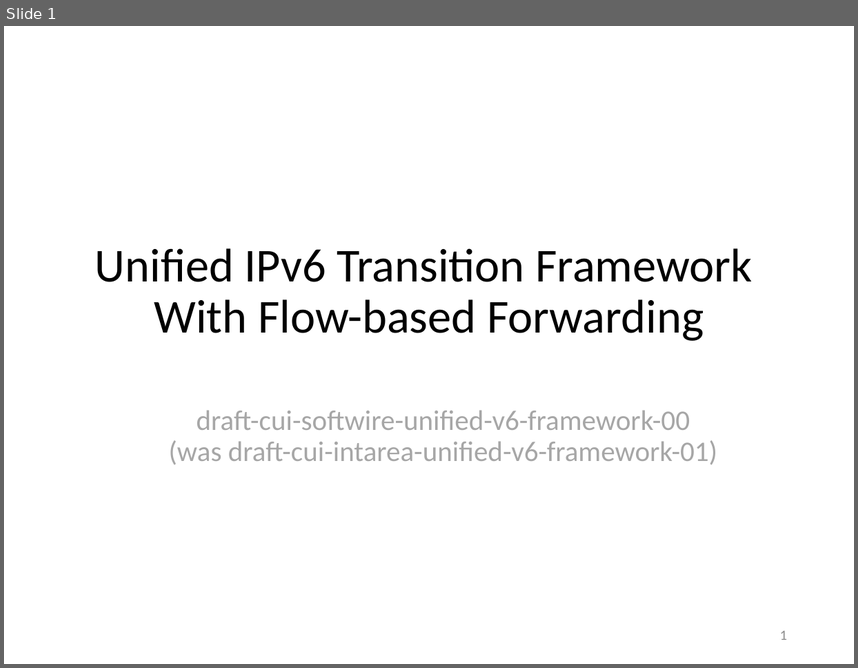
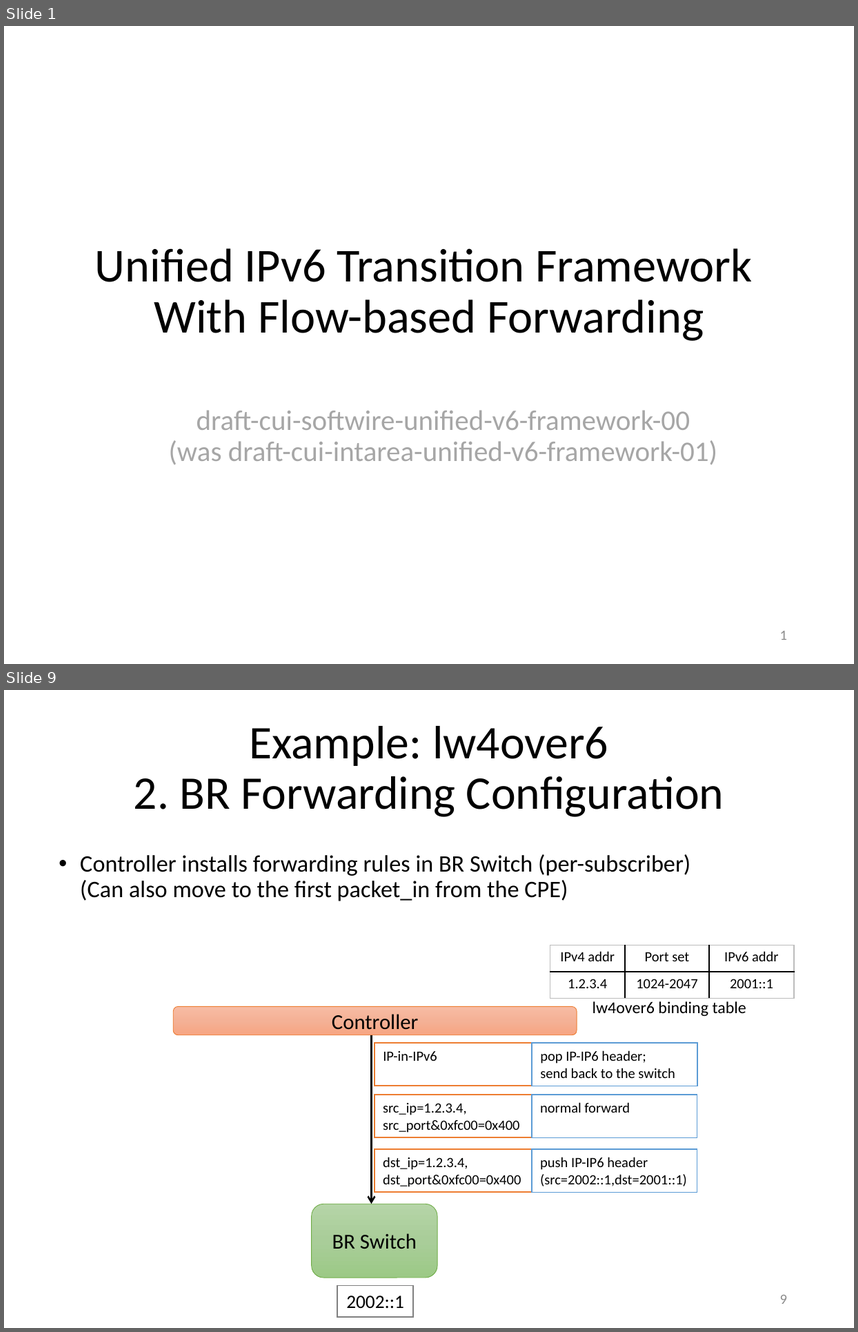
Before and after one commit to gnocuil/draft-sdn, a slide deck: Unified IPv6 Transition Framework With Flow-based Forwarding.pptx. Shown one above the other, each under a label of ours: slide 1 before the commit, slides 1 and 9 after it; the slides between them are not shown. The pictures are 858x668 and 858x1332 pixels, drawn with LibreOffice and Linux fonts; fonts in the diff are those of the drawing. Boxes give left, top, right and bottom in pixels: in the first picture for what was removed or moved away, otherwise in the second. Text is boxed around its words. In the diff, an @@ line names an element or a change of style, - is before the commit and + after.

```diff
--- a/Unified IPv6 Transition Framework With Flow-based Forwarding.pptx
+++ b/Unified IPv6 Transition Framework With Flow-based Forwarding.pptx
@@ slide 9 added at box(4, 690, 854, 1328), background #FFFFFF @@
@@ title added at box(134, 726, 724, 817), 39.6 pt, text #000000 @@
+Example: lw4over6
+2. BR Forwarding Configuration
@@ text added at box(80, 854, 691, 901), 20 pt, text #000000 @@
+• Controller installs forwarding rules in BR Switch (per-subscriber)
+  (Can also move to the first packet_in from the CPE)
@@ table added at box(550, 945, 794, 998), 2 rows, 3 columns @@
+IPv4 addr | Port set | IPv6 addr
+1.2.3.4 | 1024-2047 | 2001::1
@@ rounded rectangle added at box(173, 1006, 577, 1034), fill gradient #F7BDA5 to #F5B196 to #F8A582, outline #ED7D31 0.5 pt, 18 pt, text #000000 @@
+Controller
@@ text added at box(593, 1001, 746, 1016), 14 pt, text #000000 @@
+lw4over6 binding table
@@ arrow added from (371, 1035) to (371, 1203), #000000 1.5 pt @@
@@ rectangle added at box(375, 1043, 533, 1085), fill #FFFFFF, outline #ED7D31 1 pt, 12 pt, text #000000 @@
+IP-in-IPv6
@@ rectangle added at box(532, 1043, 697, 1085), fill #FFFFFF, outline #5B9BD5 1 pt, 12 pt, text #000000 @@
+pop IP-IP6 header;
+send back to the switch
@@ rectangle added at box(375, 1094, 533, 1137), fill #FFFFFF, outline #ED7D31 1 pt, 12 pt, text #000000 @@
+src_ip=1.2.3.4,
+src_port&0xfc00=0x400
@@ rectangle added at box(532, 1094, 697, 1137), fill #FFFFFF, outline #5B9BD5 1 pt, 12 pt, text #000000 @@
+normal forward
@@ rectangle added at box(375, 1149, 533, 1192), fill #FFFFFF, outline #ED7D31 1 pt, 12 pt, text #000000 @@
+dst_ip=1.2.3.4,
+dst_port&0xfc00=0x400
@@ rectangle added at box(532, 1149, 697, 1192), fill #FFFFFF, outline #5B9BD5 1 pt, 12 pt, text #000000 @@
+push IP-IP6 header
+(src=2002::1,dst=2001::1)
@@ rounded rectangle added at box(312, 1203, 437, 1277), fill gradient #B5D5A7 to #AACE9A to #9CC987, outline #70AD47 0.5 pt, 18 pt, text #000000 @@
+BR Switch
@@ rectangle added at box(337, 1285, 413, 1317), fill #FFFFFF, outline #808080 1 pt, 16 pt, text #000000 @@
+2002::1
@@ page number added at box(780, 1294, 787, 1303), 12 pt, text #8C8C8C @@
+9
```
Also in this commit, not shown: 6 slides changed, 4 other slides added, 3 slides removed.
